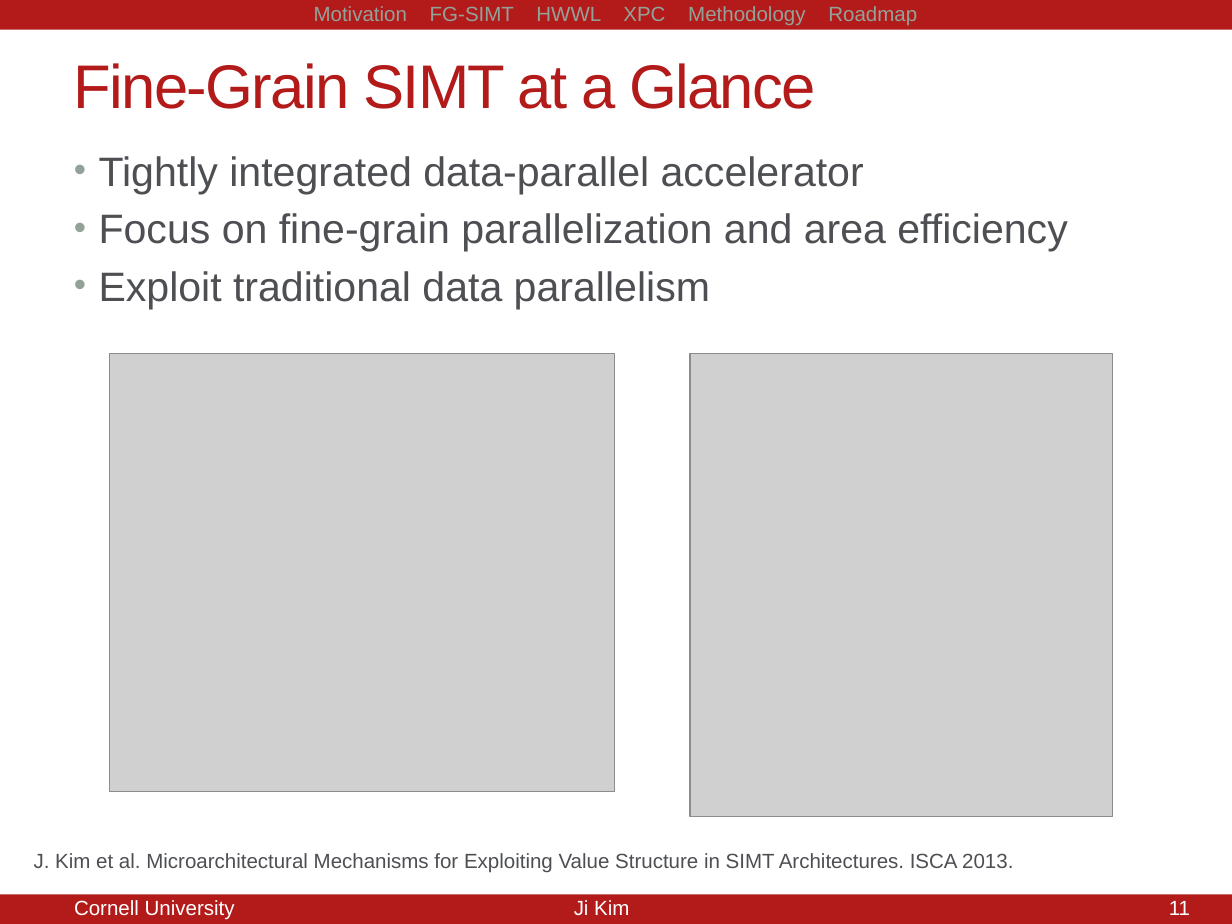
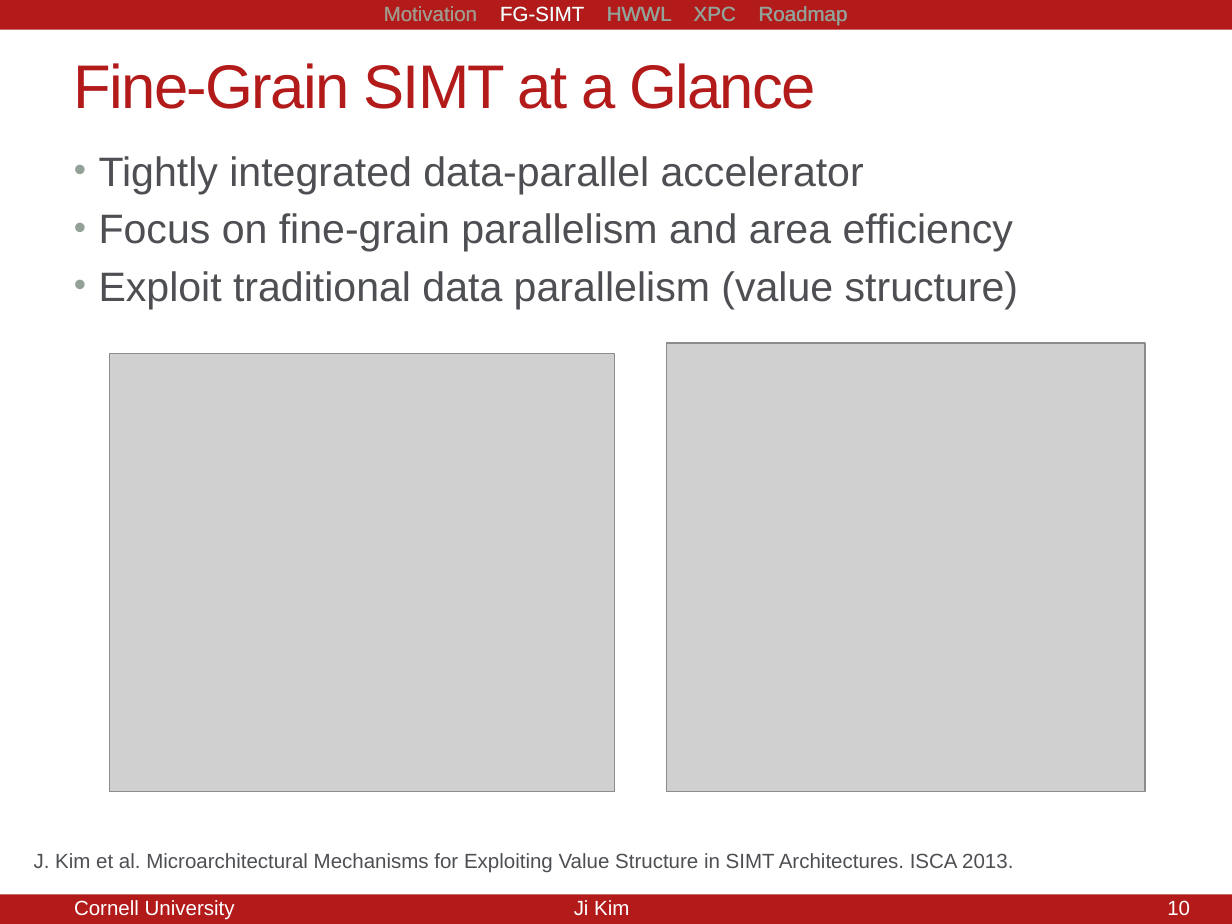
Before and after one commit to jyk46/presentation-csl-aexam, a slide deck: slide 10 of a-exam-10082014.pptx (slide 11 before the commit). Drawn at 1232x924 pixels with LibreOffice and Linux fonts; fonts in the diff are those of the drawing; grey boxes stand for pictures. Boxes give left, top, right and bottom in pixels: in the first picture for what was removed or moved away, otherwise in the second. Text is boxed around its words. In the diff, an @@ line names an element or a change of style, - is before the commit and + after.

```diff
--- a/a-exam-10082014.pptx
+++ b/a-exam-10082014.pptx
@@ text at <box>384,6,847,26</box>: text changed @@
-Motivation FG-SIMT HWWL XPC Methodology Roadmap
+Motivation FG-SIMT HWWL XPC Roadmap
@@ text at <box>99,213,1018,309</box>: text changed @@
-• Focus on fine-grain parallelization and area efficiency
-• Exploit traditional data parallelism
+• Focus on fine-grain parallelism and area efficiency
+• Exploit traditional data parallelism (value structure)
@@ picture: place and size @@
-picture at <box>690,354,1112,817</box>
+picture at <box>667,342,1145,791</box>
@@ page number at <box>1139,900,1190,915</box>: text changed @@
-11/21
+10/21
@@ page number at <box>1167,900,1190,915</box>: text changed @@
-11
+10
```
Also in this commit, not shown: 51 other slides changed, 6 slides added, 2 slides removed, 2 other files.
